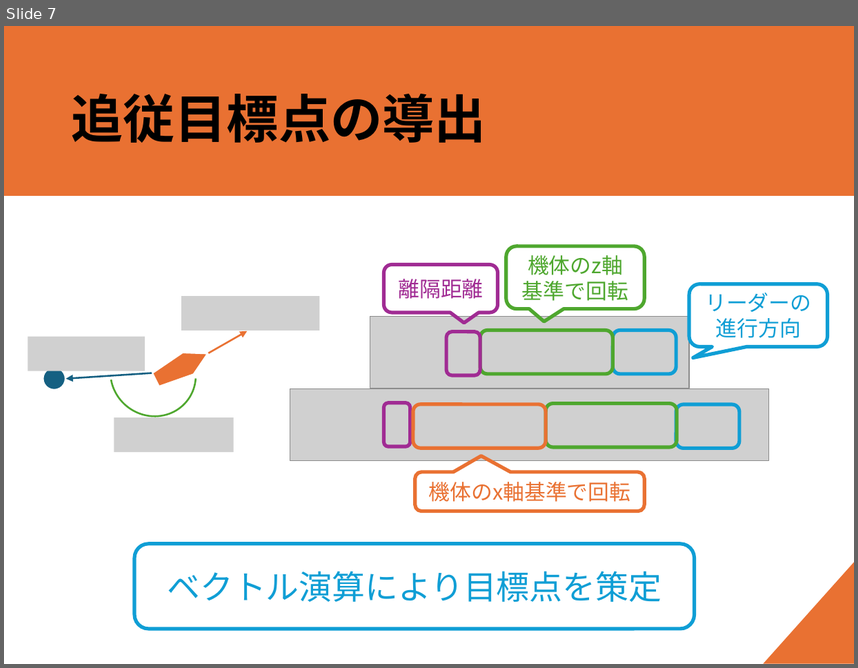
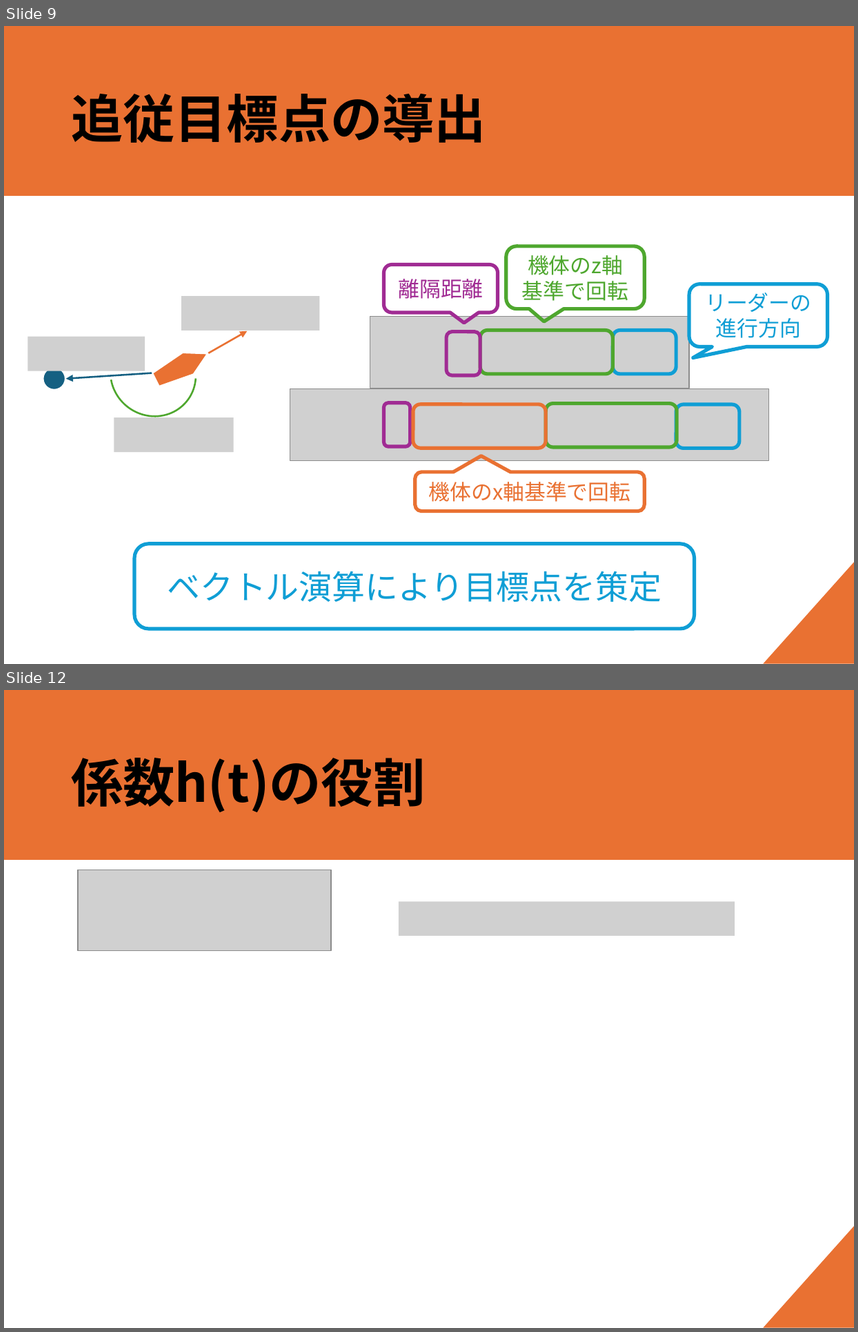
Before and after one commit to forest-book/MatlabLOSFormation, a slide deck: 進捗共有_20250612.pptx. Shown one above the other, each under a label of ours: slide 7 before the commit, slides 9 and 12 after it; the slides between them are not shown. The pictures are 858x668 and 858x1332 pixels, drawn with LibreOffice and Linux fonts; fonts in the diff are those of the drawing; grey boxes stand for pictures. Boxes give left, top, right and bottom in pixels: in the first picture for what was removed or moved away, otherwise in the second. Text is boxed around its words. In the diff, an @@ line names an element or a change of style, - is before the commit and + after.

```diff
--- a/進捗共有_20250612.pptx
+++ b/進捗共有_20250612.pptx
@@ slide 12 added at <box>4,690,854,1328</box>, background #FFFFFF; not listed: 2 template elements that a slide beside it also shows @@
@@ title added at <box>71,758,425,812</box>, 44 pt, text #000000, bold @@
+係数h(t)の役割
@@ picture added at <box>78,870,331,951</box> @@
@@ picture added at <box>399,902,734,936</box> @@
@@ what was slide 7 is now slide 9 @@
```
Also in this commit, not shown: 1 slide changed, 11 other slides added, 2 slides removed.
